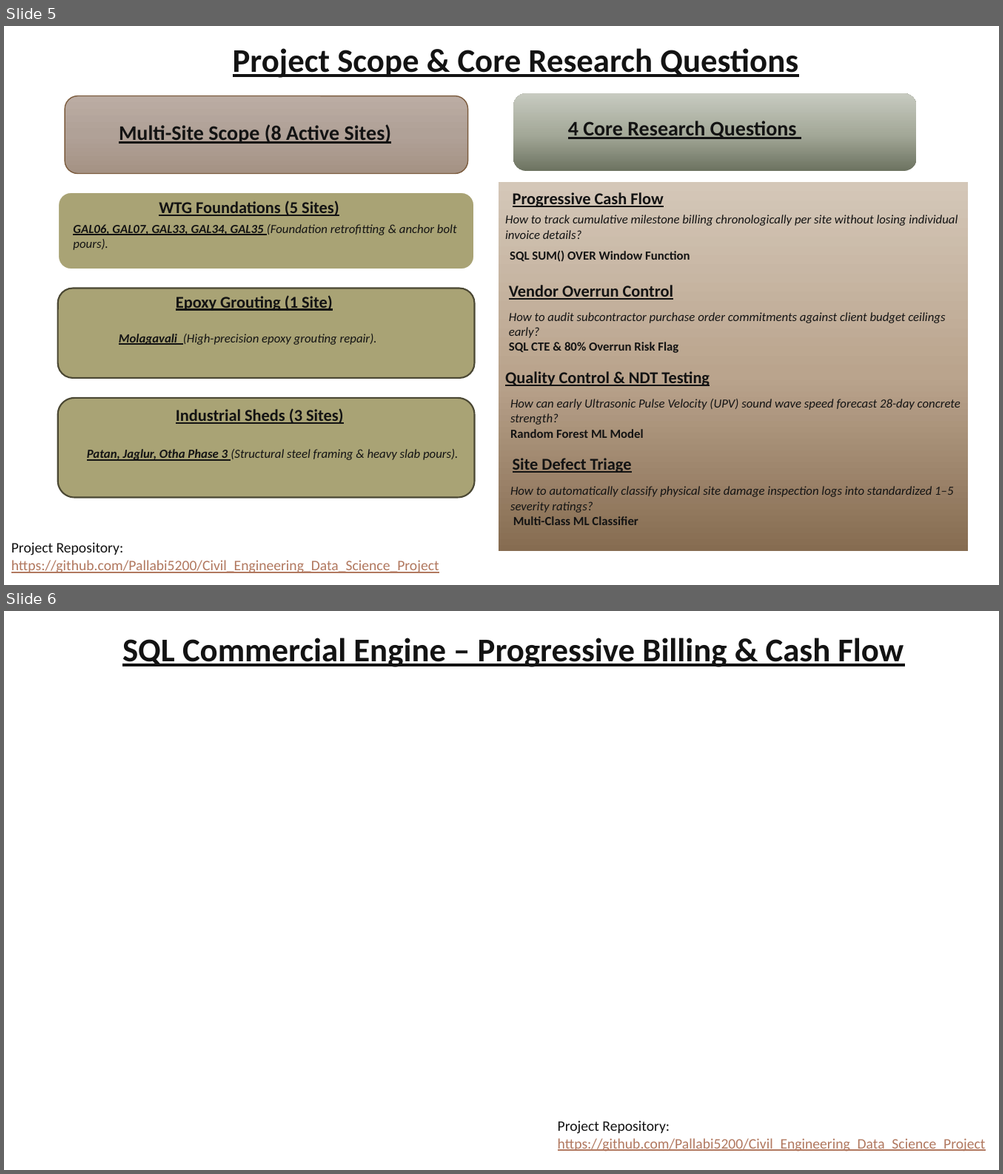
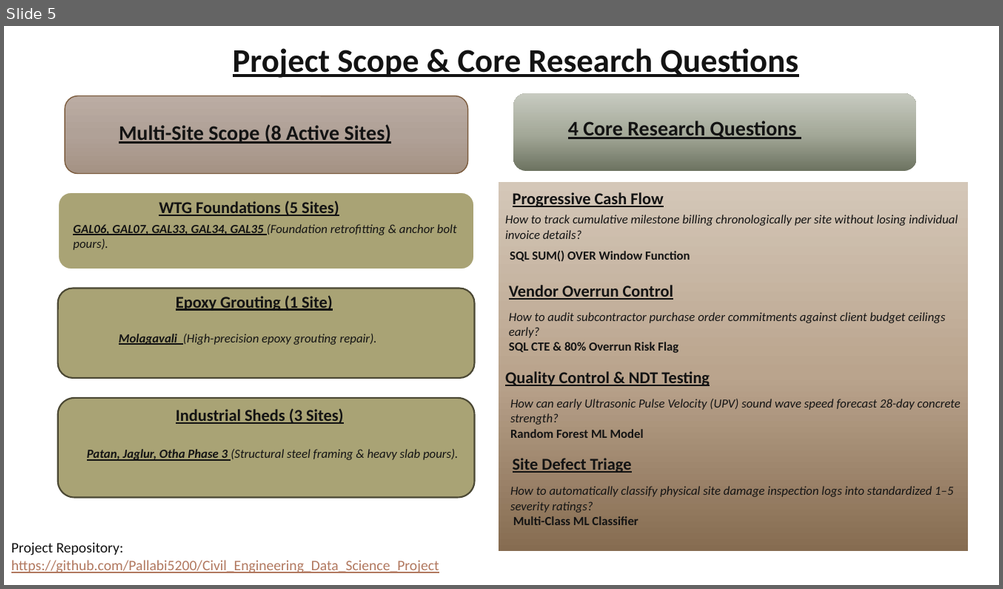
Before and after one commit to Pallabi5200/Civil_Engineering_Data_Science_Project, a slide deck: PRESENTATION/Civil_Project.pptx. Shown one above the other, each under a label of ours: slides 5 and 6 before the commit, slide 5 after it. The pictures are 1003x1174 and 1003x589 pixels, drawn with LibreOffice and Linux fonts; fonts in the diff are those of the drawing. Boxes give left, top, right and bottom in pixels: in the first picture for what was removed or moved away, otherwise in the second. Text is boxed around its words. In the diff, an @@ line names an element or a change of style, - is before the commit and + after.

Commit message:
Finalize all 10 slides of the Civil Engineering Construction Intelligence presentation deck

```diff
--- a/PRESENTATION/Civil_Project.pptx
+++ b/PRESENTATION/Civil_Project.pptx
@@ slide 6 removed at (4, 611, 999, 1170), background #FFFFFF @@
@@ text removed at (122, 638, 903, 667) @@
-SQL Commercial Engine – Progressive Billing & Cash Flow
@@ text removed at (558, 1121, 985, 1152) @@
-Project Repository:
-https://github.com/Pallabi5200/Civil_Engineering_Data_Science_Project
```
Also in this commit, not shown: 6 slides added, 1 other slide removed.
